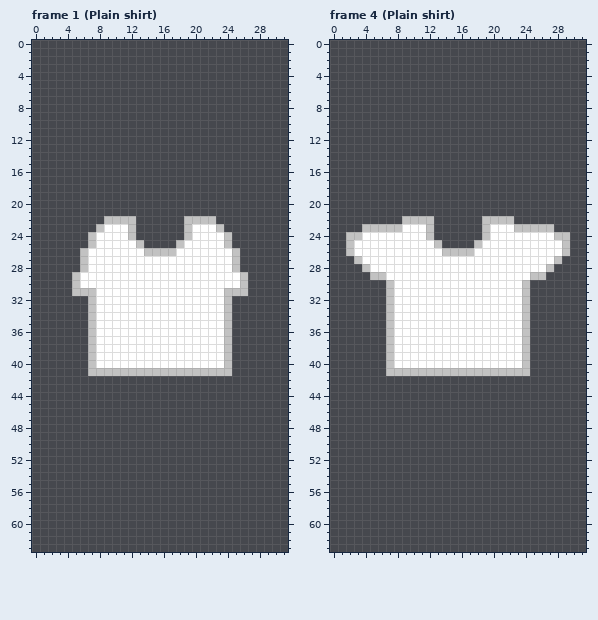
One commit to this pixel-art file: Assets/Resources/Clothes/Torso Back.aseprite. The first picture shows the starting point.
32x64 pixels, 10 frames. Shown: frame 1 (Plain shirt), frame 4 (Plain shirt). The commit also changed other frames, which this record leaves out.
The result:
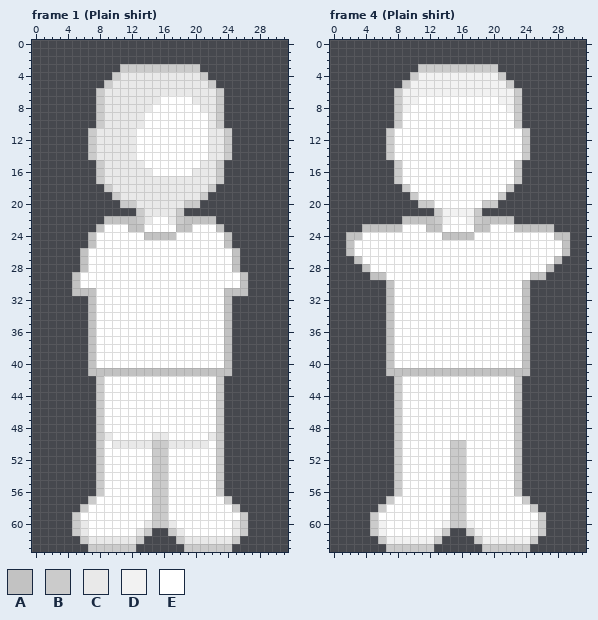
Palette (. is transparent): A #c2c2c2  B #cbcbcb  C #e9e9e9  D #f2f2f2  E #ffffff
The exact change:
layer "Layer 1" now shown
Changed rows in their new state; - is an unchanged pixel.
Frame 1 (Plain shirt), layers "Layer 2", "Layer 1":
first column x 7:
 3 ----BBBBBBBBBB----
 4 ---BCCCCCCCCCCB---
 5 --BCCCCCCCCCCCCB--
 6 -BCCCCCCCCCCCCCCB-
 7 -BCCCCCCCEEEECCCB-
 8 -BCCCCCCEEEEEECCB-
 9 -BCCCCCEEEEEEEECB-
10 -BCCCCCEEEEEEEECB-
11 BCCCCCEEEEEEEEECCB
12 BCCCCCEEEEEEEEECCB
13 BCCCCCEEEEEEEEECCB
14 BCCCCCEEEEEEEEECCB
15 -BCCCCCEEEEEEECCB-
16 -BCCCCCCEEEEECCCB-
17 -BCCCCCCCCCCCCCCB-
18 --BCCCCCCCCCCCCB--
19 ---BCCCCCCCCCCB---
20 ----BBCCCCCCBB----
21 ------BCCCCB------
22 ------BCEECB------
23 ------AEEEEA------
24 -----EEAAAAEE-----
25 ------EEEEEE------
26 -------EEEE-------
first column x 5:
42 ---BEEEEEEEEEEEEEEB---
43 ---BEEEEEEEEEEEEEEB---
44 ---BEEEEEEEEEEEEEEB---
45 ---BEEEEEEEEEEEEEEB---
46 ---BEEEEEEEEEEEEEEB---
47 ---BEEEEEEEEEEEEEEB---
48 ---BEEEEEEEEEEEEEEB---
49 ---BCEEEEECCEEEEECB---
50 ---BECCCCCBBCCCCCEB---
51 ---BEEEEEEBBEEEEEEB---
52 ---BEEEEEEBBEEEEEEB---
53 ---BEEEEEEBBEEEEEEB---
54 ---BEEEEEEBBEEEEEEB---
55 ---BEEEEEEBBEEEEEEB---
56 ---BEEEEEEBBEEEEEEB---
57 --BEEEEEEEBBEEEEEEEB--
58 -BEEEEEEEEBBEEEEEEEEB-
59 BEEEEEEEEEBBEEEEEEEEEB
60 BCEEEEEEECBBCEEEEEEECB
61 BCEEEEEECB--BCEEEEEECB
62 -BCCCCCCB----BCCCCCCB-
63 --BBBBBB------BBBBBB--
Frame 4 (Plain shirt), layers "Layer 2", "Layer 1":
first column x 7:
 3 ----BBBBBBBBBB----
 4 ---BDDDDDDDDDDB---
 5 --BDDDDDDDDDDDDB--
 6 -BDDDDDDDDDDDDDDB-
 7 -BDDEEEEEEEEEEDDB-
 8 -BDEEEEEEEEEEEEDB-
 9 -BEEEEEEEEEEEEEEB-
10 -BEEEEEEEEEEEEEEB-
11 BEEEEEEEEEEEEEEEEB
12 BEEEEEEEEEEEEEEEEB
13 BEEEEEEEEEEEEEEEEB
14 BEEEEEEEEEEEEEEEEB
15 -BEEEEEEEEEEEEEEB-
16 -BEEEEEEEEEEEEEEB-
17 -BEEEEEEEEEEEEEEB-
18 --BEEEEEEEEEEEEB--
19 ---BEEEEEEEEEEB---
20 ----BBEEEEEEBB----
21 ------BDDDDB------
22 ------BDEEDB------
23 ------AEEEEA------
24 -----EEAAAAEE-----
25 ------EEEEEE------
26 -------EEEE-------
first column x 5:
42 ---BEEEEEEEEEEEEEEB---
43 ---BEEEEEEEEEEEEEEB---
44 ---BEEEEEEEEEEEEEEB---
45 ---BEEEEEEEEEEEEEEB---
46 ---BEEEEEEEEEEEEEEB---
47 ---BEEEEEEEEEEEEEEB---
48 ---BEEEEEEEEEEEEEEB---
49 ---BEEEEEEEEEEEEEEB---
50 ---BEEEEEEBBEEEEEEB---
51 ---BEEEEEEBBEEEEEEB---
52 ---BEEEEEEBBEEEEEEB---
53 ---BEEEEEEBBEEEEEEB---
54 ---BEEEEEEBBEEEEEEB---
55 ---BEEEEEEBBEEEEEEB---
56 ---BEEEEEEBBEEEEEEB---
57 --BEEEEEEEBBEEEEEEEB--
58 -BEEEEEEEEBBEEEEEEEEB-
59 BEEEEEEEEEBBEEEEEEEEEB
60 BDEEEEEEEDBBDEEEEEEEDB
61 BDEEEEEEDB--BDEEEEEEDB
62 -BDDDDDDB----BDDDDDDB-
63 --BBBBBB------BBBBBB--
Boxes around the changes in both pictures, in picture pixels (x1, y1, x2, y2):
changed: (88, 64, 232, 256)
added: (72, 376, 248, 552)
changed: (386, 64, 530, 256)
added: (370, 376, 546, 552)
